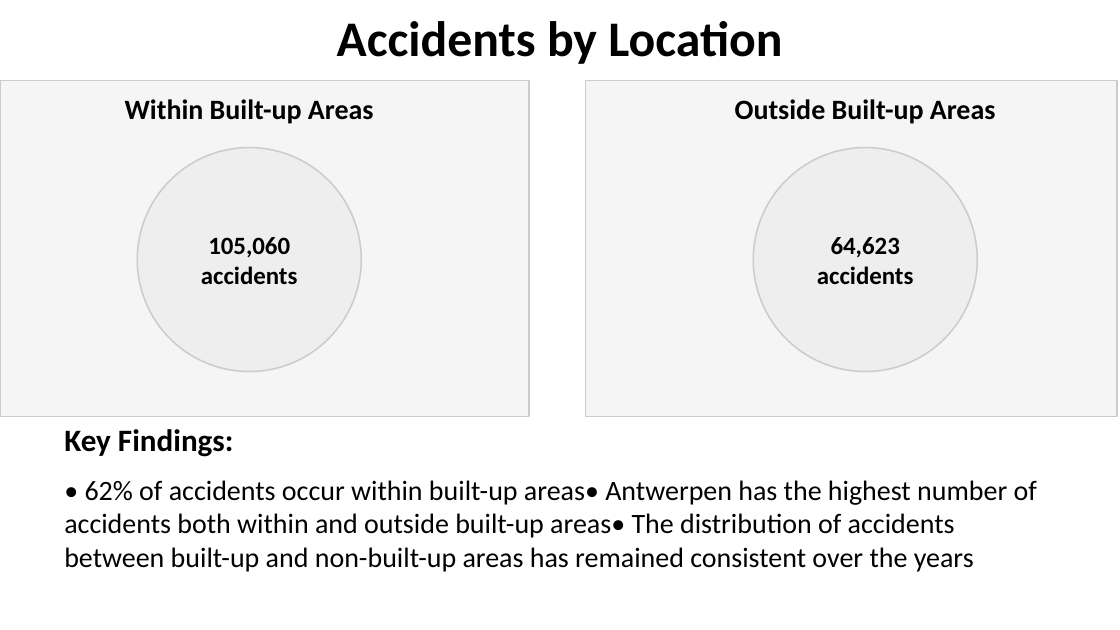
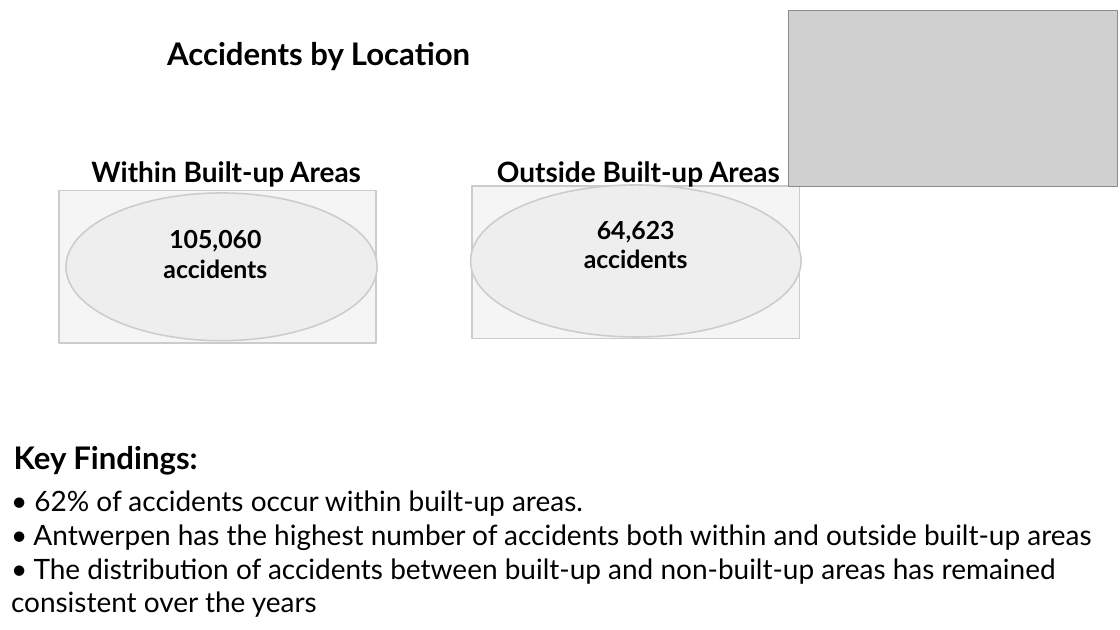
Before and after one commit to bhusalgokarna/Modular_Base_Coding, a slide deck: slide 16 of Traffic_Accident_Analysis_Belgium.pptx (slide 14 before the commit). Drawn at 1120x630 pixels with LibreOffice and Linux fonts; fonts in the diff are those of the drawing; grey boxes stand for pictures. Boxes give left, top, right and bottom in pixels: in the first picture for what was removed or moved away, otherwise in the second. Text is boxed around its words. In the diff, an @@ line names an element or a change of style, - is before the commit and + after.

```diff
--- a/Traffic_Accident_Analysis_Belgium.pptx
+++ b/Traffic_Accident_Analysis_Belgium.pptx
@@ text "Accidents by Location": place and size @@
-text "Accidents by Location" at bbox=[337, 21, 782, 64]
+text "Accidents by Location" at bbox=[167, 42, 470, 70]
@@ text "Accidents by Location" at bbox=[167, 42, 470, 70]: size 32 to 20 pt, font Calibri to Lato @@
@@ picture added at bbox=[788, 10, 1117, 186] @@
@@ text "Within Built-up Areas": place and size @@
-text "Within Built-up Areas" at bbox=[125, 99, 374, 124]
+text "Within Built-up Areas" at bbox=[91, 161, 361, 187]
@@ font Calibri to Lato in 5 elements at bbox=[14, 446, 197, 474], bbox=[163, 230, 267, 279], bbox=[91, 161, 361, 187], bbox=[584, 221, 688, 269], bbox=[497, 161, 780, 187] @@
@@ text "Outside Built-up Areas": place and size @@
-text "Outside Built-up Areas" at bbox=[735, 99, 996, 124]
+text "Outside Built-up Areas" at bbox=[497, 161, 780, 187]
@@ rectangle: place and size @@
-rectangle at bbox=[0, 81, 530, 417]
+rectangle at bbox=[59, 190, 376, 343]
@@ ellipse: place and size @@
-ellipse at bbox=[138, 148, 362, 372]
+ellipse at bbox=[66, 193, 377, 340]
@@ ellipse: place and size @@
-ellipse at bbox=[754, 148, 978, 372]
+ellipse at bbox=[470, 185, 801, 337]
@@ rectangle: place and size @@
-rectangle at bbox=[586, 81, 1118, 417]
+rectangle at bbox=[472, 186, 800, 338]
@@ text "105,060": place and size @@
-text "105,060" at bbox=[201, 237, 297, 284]
+text "105,060" at bbox=[163, 230, 267, 279]
@@ text "64,623": place and size @@
-text "64,623" at bbox=[817, 237, 913, 284]
+text "64,623" at bbox=[584, 221, 688, 269]
@@ text "Key Findings:": place and size @@
-text "Key Findings:" at bbox=[64, 429, 233, 457]
+text "Key Findings:" at bbox=[14, 446, 197, 474]
@@ text at bbox=[11, 490, 1091, 617]: text changed; font Calibri to Lato @@
-• 62% of accidents occur within built-up areas• Antwerpen has the highest number of accidents both within and outside built-up areas• The distribution of accidents between built-up and non-built-up areas has remained consistent over the years
+• 62% of accidents occur within built-up areas.
+• Antwerpen has the highest number of accidents both within and outside built-up areas
+• The distribution of accidents between built-up and non-built-up areas has remained consistent over the years
```
Also in this commit, not shown: 16 other slides changed, 6 slides added, 2 slides removed, 6 other files.
